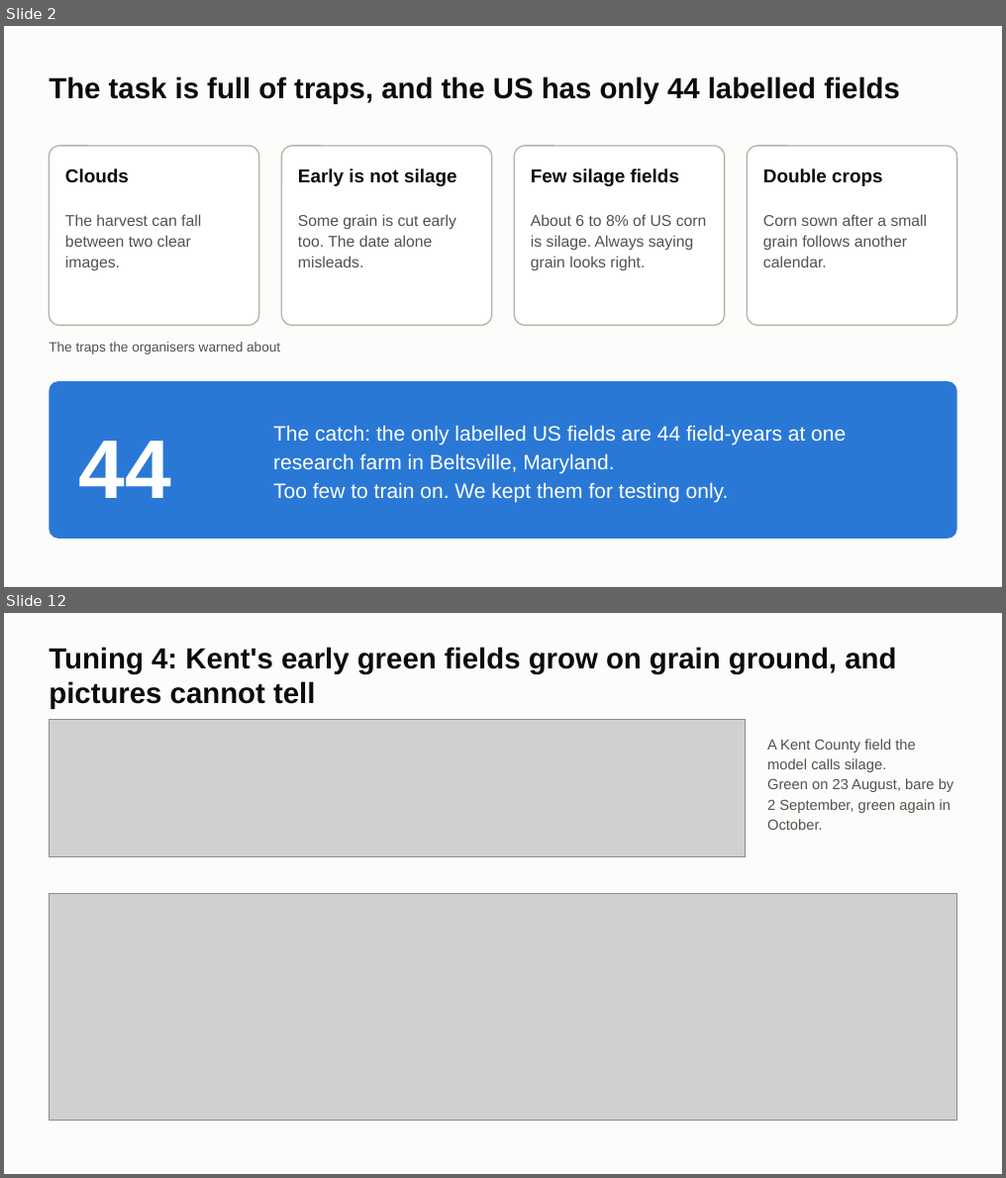
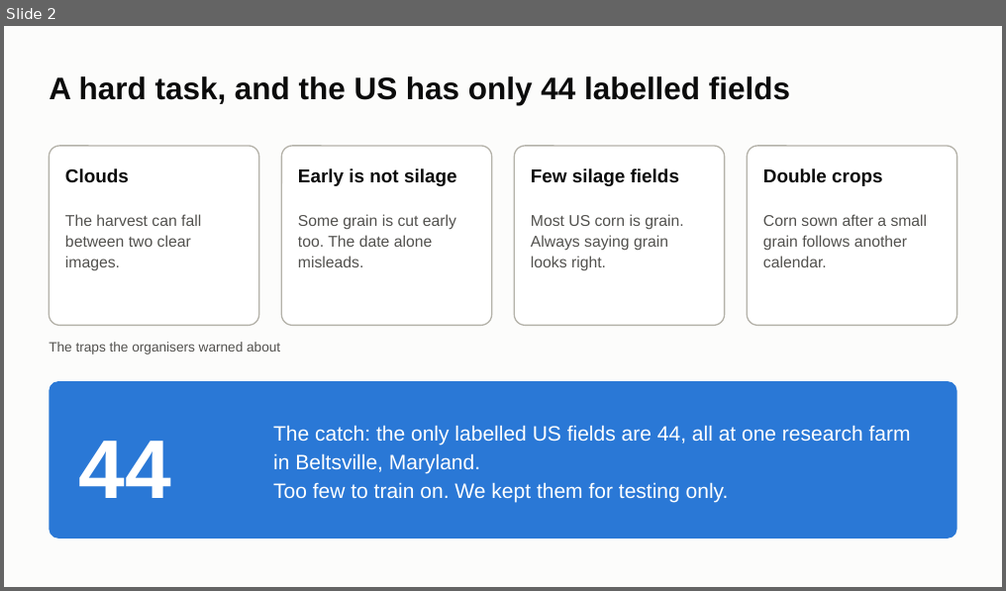
Before and after one commit to ChenSiyun1234/FieldVision, a slide deck: handoff/presentation/FieldVision_model_story.pptx. Shown one above the other, each under a label of ours: slides 2 and 12 before the commit, slide 2 after it; the slides between them are not shown. The pictures are 1006x1178 and 1006x591 pixels, drawn with LibreOffice and Linux fonts; fonts in the diff are those of the drawing; grey boxes stand for pictures. Boxes give left, top, right and bottom in pixels: in the first picture for what was removed or moved away, otherwise in the second. Text is boxed around its words. In the diff, an @@ line names an element or a change of style, - is before the commit and + after.

```diff
--- a/handoff/presentation/FieldVision_model_story.pptx
+++ b/handoff/presentation/FieldVision_model_story.pptx
@@ slide 12 removed at (4, 613, 1002, 1174), background #FCFCFB @@
@@ title removed at (49, 647, 896, 709) @@
-Tuning 4: Kent's early green fields grow on grain ground, and pictures cannot tell
@@ picture removed at (49, 719, 746, 857) @@
@@ text removed at (767, 739, 954, 830) @@
-A Kent County field the model calls silage.
-Green on 23 August, bare by 2 September, green again in October.
@@ picture removed at (49, 894, 957, 1121) @@
@@ slide 2 changed as well @@
@@ title at (49, 76, 790, 105): text changed; size 28 to 30 pt @@
-The task is full of traps, and the US has only 44 labelled fields
+A hard task, and the US has only 44 labelled fields
@@ text at (531, 214, 683, 272): text changed @@
-About 6 to 8% of US corn is silage. Always saying grain looks right.
+Most US corn is grain. Always saying grain looks right.
@@ text at (273, 425, 911, 474): text changed @@
-The catch: the only labelled US fields are 44 field-years at one research farm in Beltsville, Maryland.
+The catch: the only labelled US fields are 44, all at one research farm in Beltsville, Maryland.
```
Also in this commit, not shown: 6 other slides changed, 5 slides added, 7 other slides removed, 2 other files.
